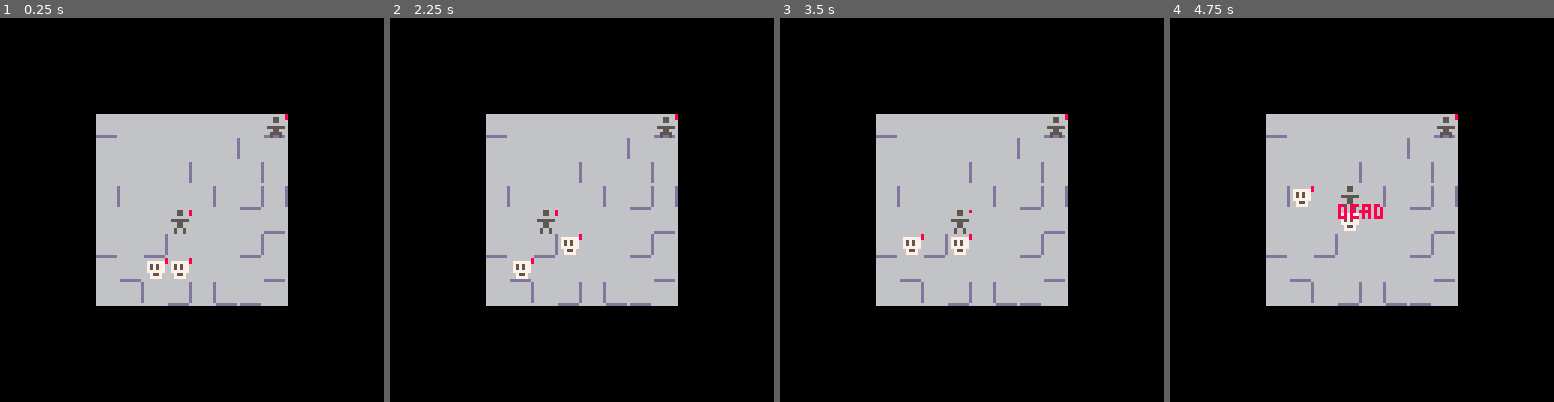
Above: before the commit, frames 1-4 (left to right).
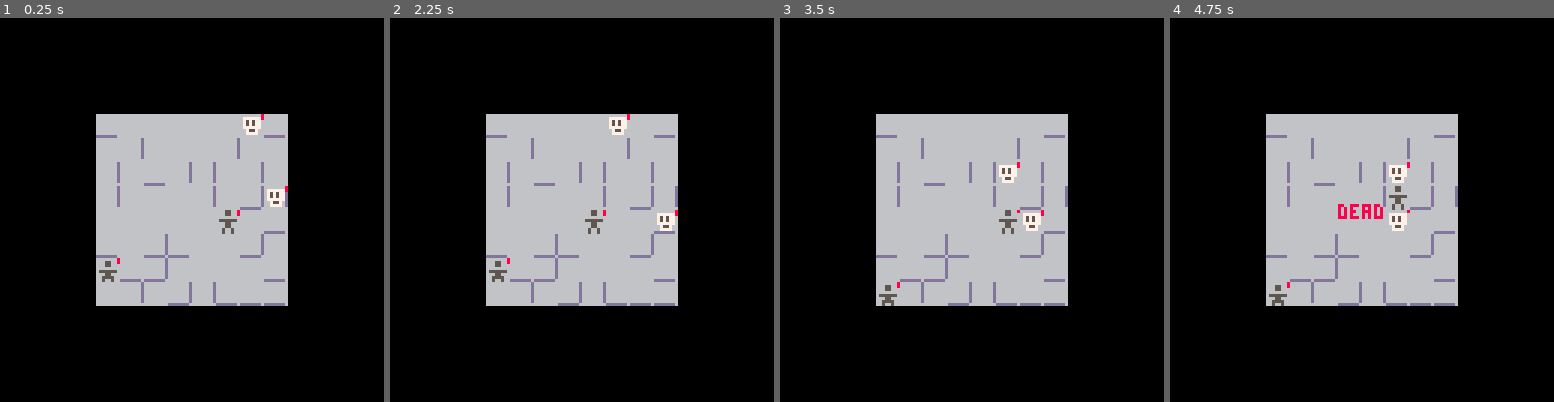
Above: after the commit, the same moments.

Repository: taylordolan/grid-folks
Game: PICO-8 cartridge grid_folks.p8
The game is run twice, just before and just after one commit, with the same random seed, the same clock (stepped at 60 frames per second) and the same inputs.
Inputs:
- Up to frame 1 (0.25 s): no input
- Up to frame 2 (2.25 s): tap X (X key) at 1.07, 2.07 s; hold Left from 1.97 s (still down)
- Up to frame 3 (3.5 s): release Left at 2.37 s; tap X (X key) every 0.33 s from 2.4 to 3.4 s; hold Down 2.42-2.82 s; hold Right from 2.87 s (still down)
- Up to frame 4 (4.75 s): release Right at 3.53 s; hold Up 3.58-4.08 s; tap X (X key) every 0.33 s from 3.73 to 4.73 s; hold Right 4.13-4.53 s; hold Down from 4.58 s (still down)

The runs differ from the first frame. In frame 1, 1.6% of the frame differs, in the area x 25-75%, y 25-75%; in frame 2, 1.7%; in frame 3, 1.6%; in frame 4, 1.6%.

Commit message:
clean up

Diff:
--- a/grid_folks.p8
+++ b/grid_folks.p8
@@ -10,6 +10,8 @@
 -- [x] tiles with walls should count as empty for the purpose of deploying enemies and heroes
 -- [x] health for enemies
 -- [ ] power tiles for melee damage
+-- [ ] don't generate walls in pointless spots
+-- [ ] use objects instead of arrays for locations
 
 function _init()
 
@@ -540,7 +542,7 @@
   elseif b_x == a_x + 1 and b_y == a_y then
     return find_type_in_tile("wall_right", tile_a) and true or false
   else
-    -- todo can I throw an error here?
+    -- todo: can i throw an error here?
   end
 end
 
@@ -563,7 +565,7 @@
 
 function generate_walls()
 
-  for i = 1, 12 do
+  for i = 1, 16 do
     local wall_right = {
       type = "wall_right",
       sprite = "005"
@@ -577,50 +579,46 @@
   end
 end
 
--- todo: clean this up
+-- checks if the map is contiguous by starting in one tile and seeing if all other tiles can be reached from there
 function is_map_contiguous()
 
+  -- we can start in any tile
   local frontier = {{1,1}}
 	local next_frontier = {}
-	local distance_map = {}
-	for x = 1, rows do
-		distance_map[x] = {}
-		for y = 1, cols do
-			-- this is a hack but it's easier than using a different type
-			distance_map[x][y] = 1000
-		end
-	end
-	local steps = 0
-
-  -- todo: stop building the map once `start` is reached
+
+  -- this will be a map where the value of x,y is a bool that says whether we've reached that position yet
+	local reached_map = {}
+	for x = 1, rows do
+		reached_map[x] = {}
+		for y = 1, cols do
+			reached_map[x][y] = false
+		end
+	end
+
 	while #frontier > 0 do
-		for i = 1, #frontier do
-      local here = frontier[i]
+		for here in all(frontier) do
       local adjacent_tiles = get_adjacent_tiles(here)
 			local here_x = here[1]
 			local here_y = here[2]
-			distance_map[here_x][here_y] = steps
+			reached_map[here_x][here_y] = true
 
       for next in all(adjacent_tiles) do
-        -- if the distance hasn't been set, then the tile hasn't been reached yet
-        if distance_map[next[1]][next[2]] == 1000 then
-					if (
-            -- make sure it wasn't already added by a different check in the same step
-            is_in_tile_array(next_frontier, next) == false
-          ) then
+        if reached_map[next[1]][next[2]] == false then
+          -- make sure it wasn't already added by a different check in the same step
+					if is_in_tile_array(next_frontier, next) == false then
 						add(next_frontier, next)
 					end
 				end
       end
 		end
-		steps += 1
 		frontier = next_frontier
 		next_frontier = {}
 	end
 
+  -- if any position in reached_map is false, then the map isn't contiguous
   for x = 1, rows do
 		for y = 1, cols do
-      if distance_map[x][y] == 1000 then
+      if reached_map[x][y] == false then
         return false
       end
     end
